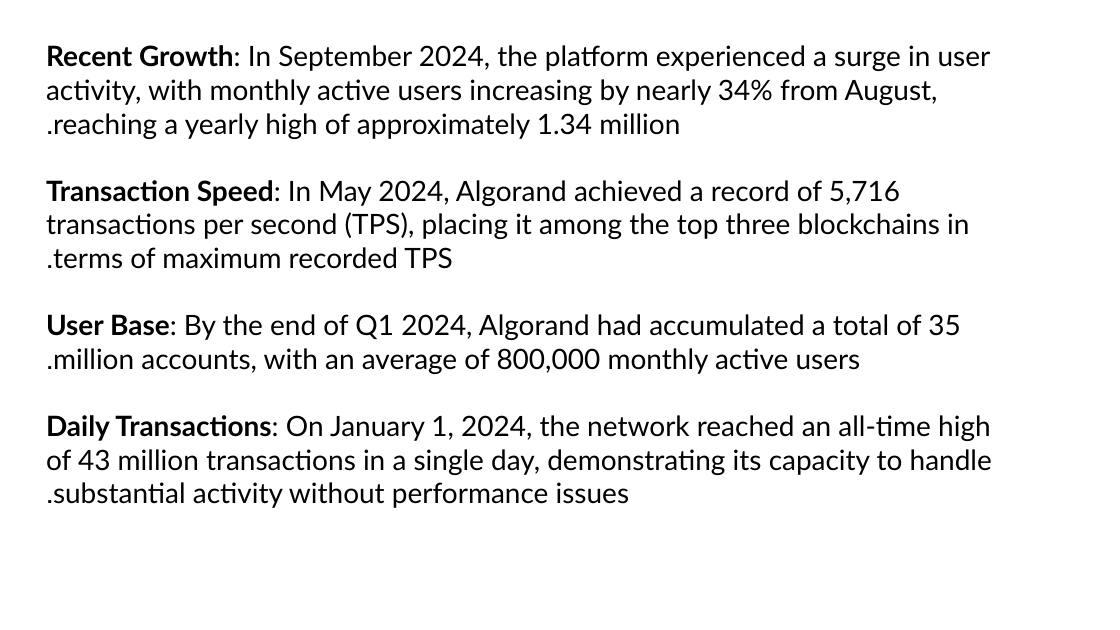
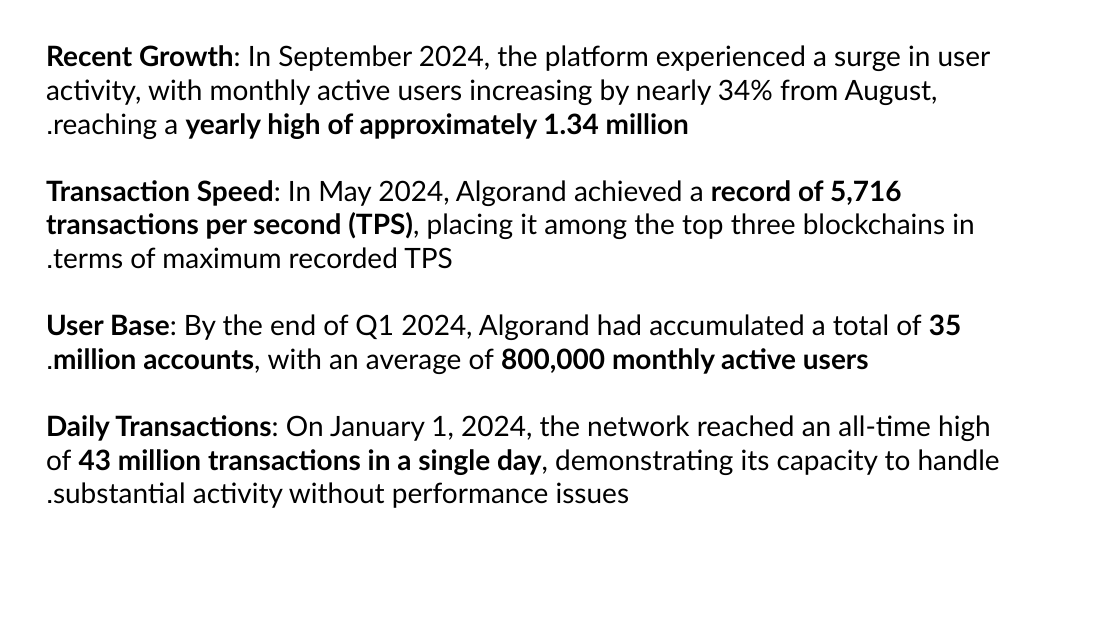
Before and after one commit to shlomo-hadar/AlgorandDev, a slide deck: slide 4 of Introduction to Algorand.pptx (slide 3 before the commit). Drawn at 1120x630 pixels with LibreOffice and Linux fonts; fonts in the diff are those of the drawing. Boxes give left, top, right and bottom in pixels: in the first picture for what was removed or moved away, otherwise in the second. Text is boxed around its words. In the diff, an @@ line names an element or a change of style, - is before the commit and + after.

```diff
--- a/Introduction to Algorand.pptx
+++ b/Introduction to Algorand.pptx
@@ text "Recent Growth: In September 2024, ..." at <box>46,45,1000,508</box>: bold on in "yearly high of approximately 1.34 million.", "record of 5,716 transactions per second (TPS),", "35 million accounts, 800,000 monthly active users.", "43 million transactions in a single day," @@
```
Also in this commit, not shown: 4 other slides changed, 4 slides added.
